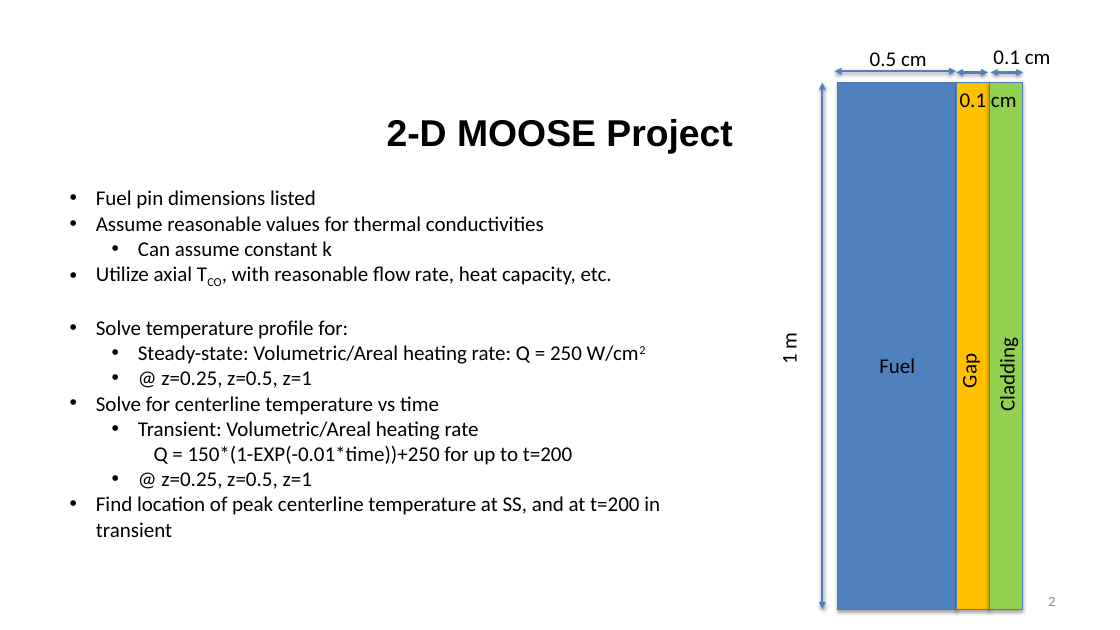
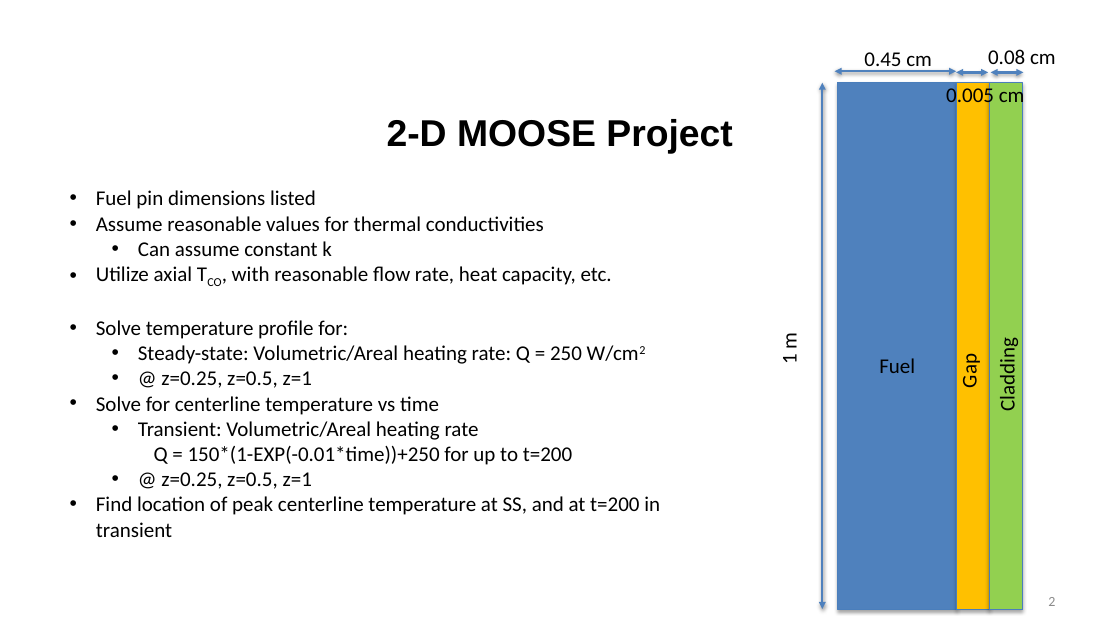
Before and after one commit to benbeeler/TEACHING, a slide deck: slide 2 of Nuclear_Fuel_Performance/NE533_Spring2022/MOOSE/MOOSE_project.pptx. Drawn at 1120x630 pixels with LibreOffice and Linux fonts; fonts in the diff are those of the drawing; background and template pictures are left out. Boxes give left, top, right and bottom in pixels: in the first picture for what was removed or moved away, otherwise in the second. Text is boxed around its words. In the diff, an @@ line names an element or a change of style, - is before the commit and + after.

```diff
--- a/Nuclear_Fuel_Performance/NE533_Spring2022/MOOSE/MOOSE_project.pptx
+++ b/Nuclear_Fuel_Performance/NE533_Spring2022/MOOSE/MOOSE_project.pptx
@@ text at (864, 52, 932, 73): text changed @@
-0.5 cm
+0.45 cm
@@ text at (988, 49, 1056, 70): text changed @@
-0.1 cm
+0.08 cm
@@ text at (946, 84, 1025, 108): text changed @@
-0.1 cm
+0.005 cm
```
Also in this commit, not shown: 48 other files.
